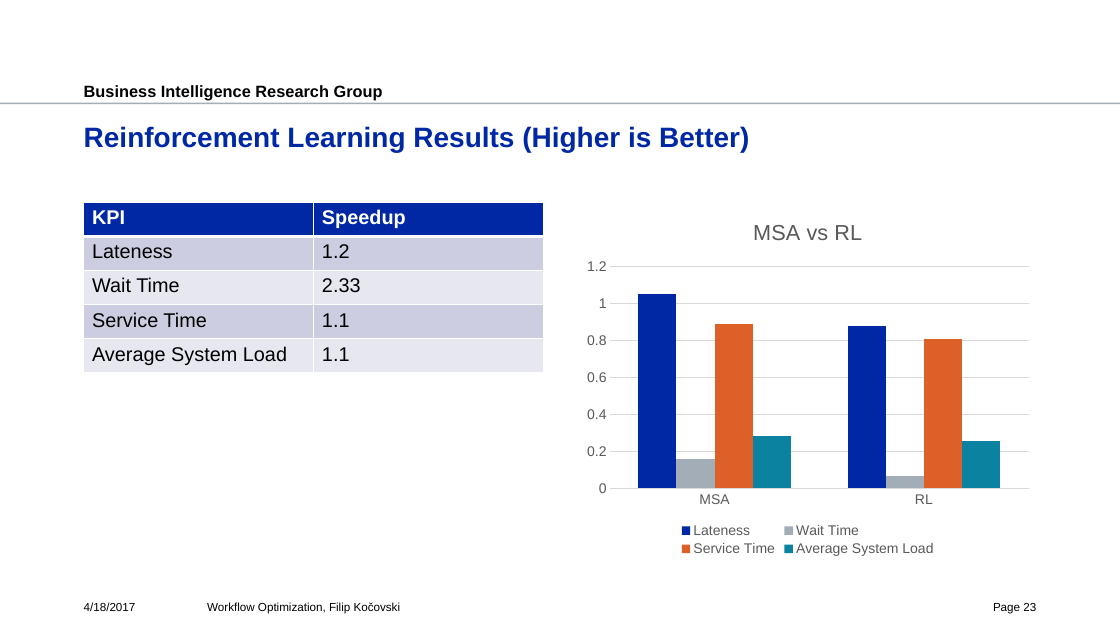
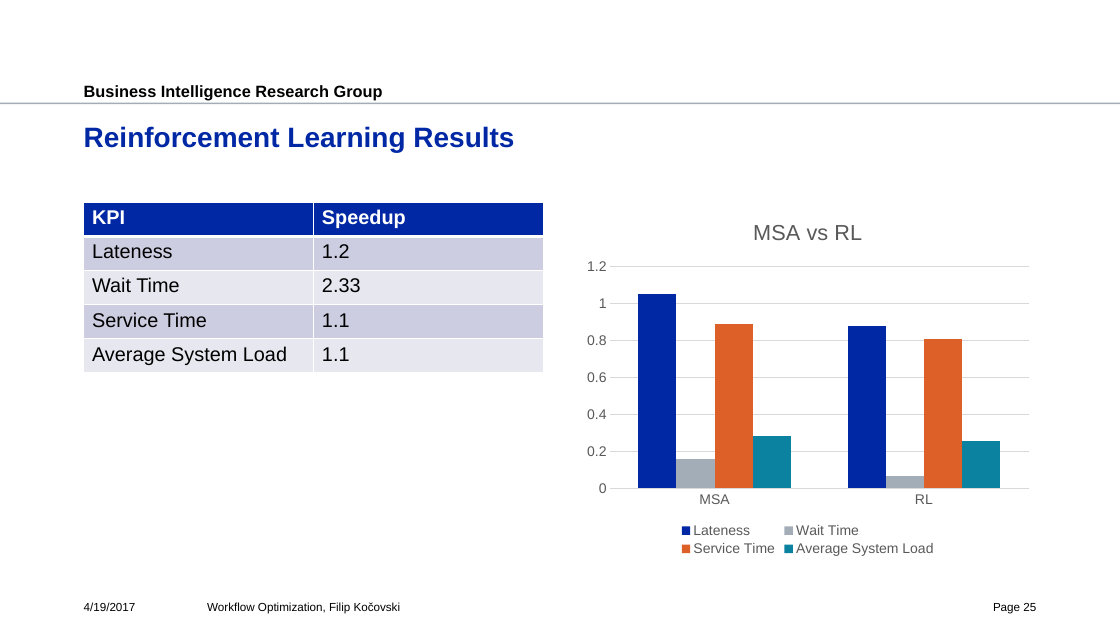
Before and after one commit to fkocovski/mt_presentation, a slide deck: slide 25 of Workflow Optimization.pptx (slide 23 before the commit). Drawn at 1120x630 pixels with LibreOffice and Linux fonts; fonts in the diff are those of the drawing; background and template pictures are left out. Boxes give left, top, right and bottom in pixels: in the first picture for what was removed or moved away, otherwise in the second. Text is boxed around its words. In the diff, an @@ line names an element or a change of style, - is before the commit and + after.

```diff
--- a/Workflow Optimization.pptx
+++ b/Workflow Optimization.pptx
@@ title at (84, 126, 514, 152): text changed @@
-Reinforcement Learning Results (Higher is Better)
+Reinforcement Learning Results
@@ text at (84, 602, 136, 611): text changed @@
-4/18/2017
+4/19/2017
@@ page number at (993, 603, 1036, 613): text changed @@
-Page 23
+Page 25
```
Also in this commit, not shown: 30 other slides changed, 3 slides added.
